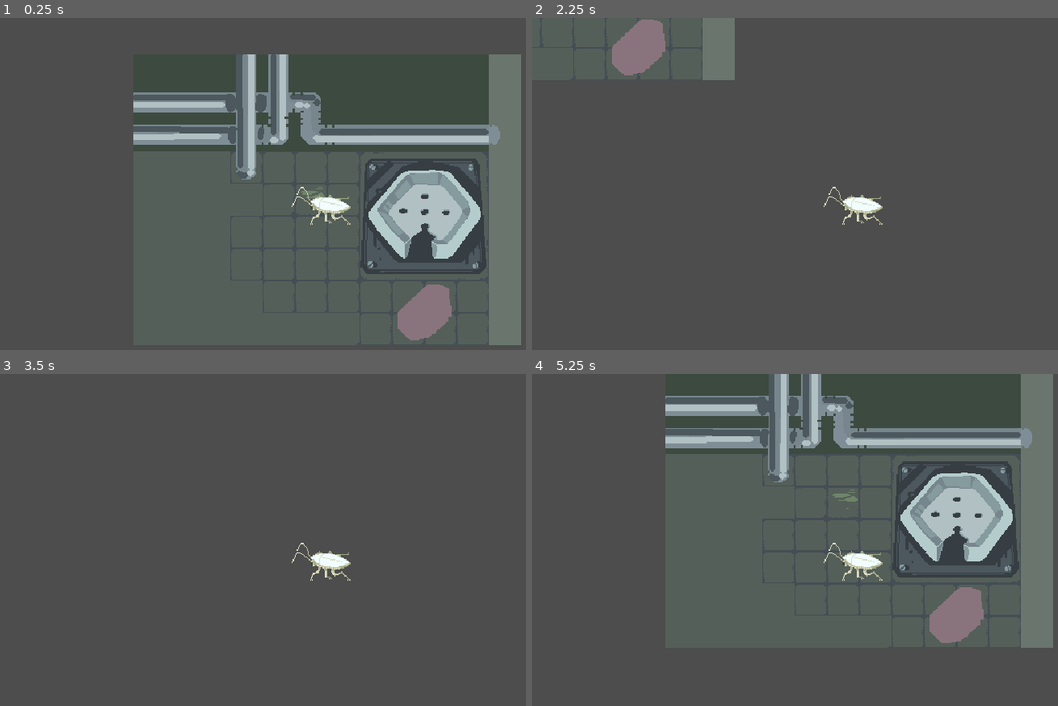
Above: before the commit, frames 1-4 (two rows, left to right).
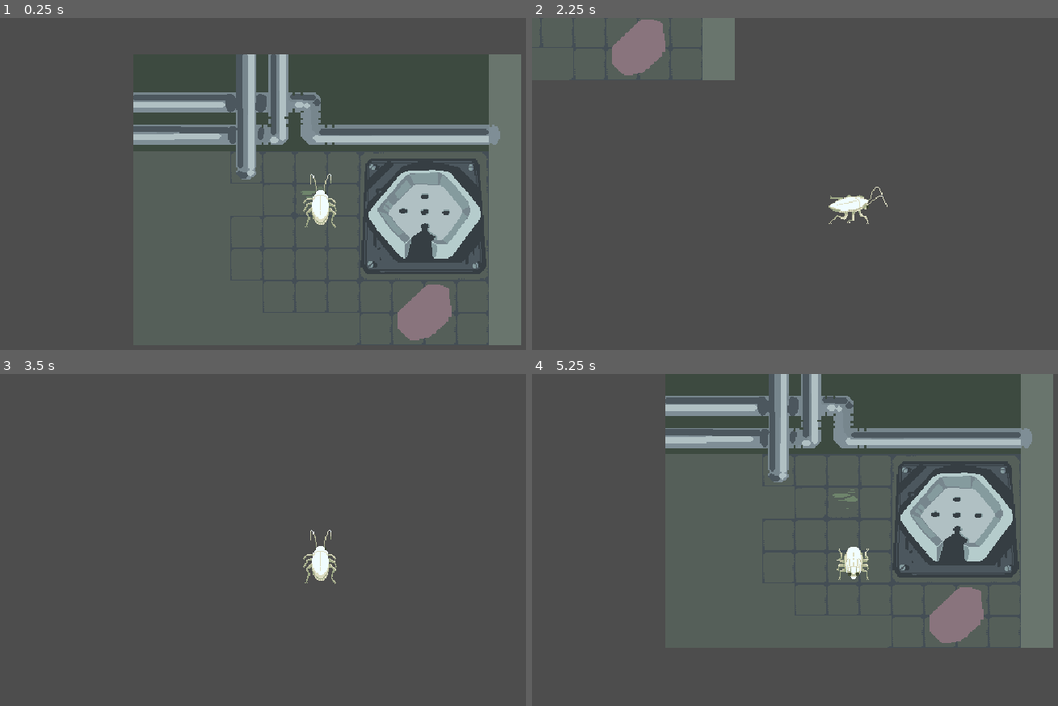
Above: after the commit, the same moments.

Repository: octowild/Design-Studio-Game
Game: Godot game, scene res://scenes/main2d.tscn
Same seed, same stepped clock (60 frames per second), same inputs: the game is played once before the commit and once after it. This scene is started directly instead of the project's main scene.
Inputs:
- Up to frame 1 (0.25 s): no input
- Up to frame 2 (2.25 s): tap Enter at 0.5 s; hold D (right) 0.53-1.28 s; hold S (down) 1.28-2.03 s; hold D (right) from 2.03 s (still down)
- Up to frame 3 (3.5 s): release D (right) at 2.78 s; hold W (up) from 2.78 s (still down)
- Up to frame 4 (5.25 s): tap Space at 3.5 s; release W (up) at 3.53 s; hold A (left) 3.53-5.03 s; hold S (down) from 5.03 s (still down)

The runs differ from the first frame. In frame 1, 0.5% of the frame differs, in the area x 55-67%, y 46-64%; in frame 2, 0.5%; in frame 3, 0.5%; in frame 4, 0.5%.

Commit message:
oogabooga

Diff:
--- a/Design Studio Game/objects/3droach.tscn
+++ b/Design Studio Game/objects/3droach.tscn
@@ -6,9 +6,8 @@
 [ext_resource type="Texture2D" uid="uid://clho78sxlg8mm" path="res://assets/5.png" id="3_g2exu"]
 [ext_resource type="Texture2D" uid="uid://bw0p0wji23pam" path="res://assets/6.png" id="4_tsgso"]
 
-[sub_resource type="CapsuleShape3D" id="CapsuleShape3D_gl8mx"]
-radius = 0.0864031
-height = 0.41993
+[sub_resource type="SphereShape3D" id="SphereShape3D_rhedp"]
+radius = 0.1
 
 [sub_resource type="SpriteFrames" id="SpriteFrames_yapnr"]
 animations = [{
@@ -36,8 +35,8 @@
 _maxspeed = 5.0
 
 [node name="CollisionShape3D" type="CollisionShape3D" parent="."]
-transform = Transform3D(-4.37114e-08, -1, 0, 1, -4.37114e-08, 0, 0, 0, 1, 0.0304269, 0.159534, 0)
-shape = SubResource("CapsuleShape3D_gl8mx")
+transform = Transform3D(-4.37114e-08, -1, 0, 1, -4.37114e-08, 0, 0, 0, 1, 0.00895804, 0.159534, 1.49012e-08)
+shape = SubResource("SphereShape3D_rhedp")
 
 [node name="AnimatedSprite3D" type="AnimatedSprite3D" parent="."]
 transform = Transform3D(1, 0, 0, 0, 1, 0, 0, 0, 1, -0.0540803, 0.159383, 0)
--- a/Design Studio Game/objects/roach2d.tscn
+++ b/Design Studio Game/objects/roach2d.tscn
@@ -1,68 +1,143 @@
-[gd_scene load_steps=10 format=3 uid="uid://ct37i7lcuusvx"]
+[gd_scene load_steps=17 format=3 uid="uid://ct37i7lcuusvx"]
 
 [ext_resource type="Script" path="res://scripts/roach.gd" id="1_gdd2i"]
-[ext_resource type="Texture2D" uid="uid://dyd3eflct85m3" path="res://assets/3.png" id="2_em3w7"]
-[ext_resource type="Texture2D" uid="uid://b5c2mcmwx613" path="res://assets/4.png" id="3_4cft5"]
-[ext_resource type="Texture2D" uid="uid://clho78sxlg8mm" path="res://assets/5.png" id="4_3ggad"]
-[ext_resource type="Texture2D" uid="uid://bw0p0wji23pam" path="res://assets/6.png" id="5_ict2q"]
+[ext_resource type="Texture2D" uid="uid://bymr8proqk7td" path="res://assets/roach.png" id="2_dfx04"]
 
-[sub_resource type="SpriteFrames" id="SpriteFrames_cdwkt"]
-animations = [{
-"frames": [{
-"duration": 1.0,
-"texture": ExtResource("2_em3w7")
-}, {
-"duration": 1.0,
-"texture": ExtResource("4_3ggad")
-}, {
-"duration": 1.0,
-"texture": ExtResource("5_ict2q")
-}, {
-"duration": 1.0,
-"texture": ExtResource("3_4cft5")
-}],
-"loop": true,
-"name": &"default",
-"speed": 1.0
-}]
-
-[sub_resource type="CapsuleShape2D" id="CapsuleShape2D_tcp76"]
-radius = 7.75
-height = 40.0
+[sub_resource type="CircleShape2D" id="CircleShape2D_w23o1"]
+radius = 10.4403
 
 [sub_resource type="Animation" id="Animation_ktrq6"]
 resource_name = "left"
+loop_mode = 1
 tracks/0/type = "value"
 tracks/0/imported = false
 tracks/0/enabled = true
-tracks/0/path = NodePath("AnimatedSprite2D:frame")
+tracks/0/path = NodePath("Sprite2D:frame")
 tracks/0/interp = 1
 tracks/0/loop_wrap = true
 tracks/0/keys = {
-"times": PackedFloat32Array(),
-"transitions": PackedFloat32Array(),
+"times": PackedFloat32Array(0),
+"transitions": PackedFloat32Array(1),
 "update": 1,
-"values": []
+"values": [3]
+}
+
+[sub_resource type="Animation" id="Animation_q5qta"]
+length = 0.001
+tracks/0/type = "value"
+tracks/0/imported = false
+tracks/0/enabled = true
+tracks/0/path = NodePath("Sprite2D:frame")
+tracks/0/interp = 1
+tracks/0/loop_wrap = true
+tracks/0/keys = {
+"times": PackedFloat32Array(0),
+"transitions": PackedFloat32Array(1),
+"update": 1,
+"values": [3]
+}
+
+[sub_resource type="Animation" id="Animation_uqw4u"]
+resource_name = "right"
+loop_mode = 1
+tracks/0/type = "value"
+tracks/0/imported = false
+tracks/0/enabled = true
+tracks/0/path = NodePath("Sprite2D:frame")
+tracks/0/interp = 1
+tracks/0/loop_wrap = true
+tracks/0/keys = {
+"times": PackedFloat32Array(0),
+"transitions": PackedFloat32Array(1),
+"update": 1,
+"values": [0]
+}
+
+[sub_resource type="Animation" id="Animation_cy4w7"]
+resource_name = "up"
+loop_mode = 1
+tracks/0/type = "value"
+tracks/0/imported = false
+tracks/0/enabled = true
+tracks/0/path = NodePath("Sprite2D:frame")
+tracks/0/interp = 1
+tracks/0/loop_wrap = true
+tracks/0/keys = {
+"times": PackedFloat32Array(0),
+"transitions": PackedFloat32Array(1),
+"update": 1,
+"values": [1]
+}
+
+[sub_resource type="Animation" id="Animation_cjxnq"]
+resource_name = "down"
+loop_mode = 1
+tracks/0/type = "value"
+tracks/0/imported = false
+tracks/0/enabled = true
+tracks/0/path = NodePath("Sprite2D:frame")
+tracks/0/interp = 1
+tracks/0/loop_wrap = true
+tracks/0/keys = {
+"times": PackedFloat32Array(0),
+"transitions": PackedFloat32Array(1),
+"update": 1,
+"values": [2]
 }
 
 [sub_resource type="AnimationLibrary" id="AnimationLibrary_0d4xm"]
 _data = {
-"left": SubResource("Animation_ktrq6")
+"RESET": SubResource("Animation_q5qta"),
+"down": SubResource("Animation_cjxnq"),
+"left": SubResource("Animation_ktrq6"),
+"right": SubResource("Animation_uqw4u"),
+"up": SubResource("Animation_cy4w7")
 }
+
+[sub_resource type="AnimationNodeAnimation" id="AnimationNodeAnimation_ecfcc"]
+animation = &"up"
+
+[sub_resource type="AnimationNodeAnimation" id="AnimationNodeAnimation_itvmn"]
+animation = &"right"
+
+[sub_resource type="AnimationNodeAnimation" id="AnimationNodeAnimation_87bcl"]
+animation = &"down"
+
+[sub_resource type="AnimationNodeAnimation" id="AnimationNodeAnimation_gt3w2"]
+animation = &"left"
+
+[sub_resource type="AnimationNodeBlendSpace2D" id="AnimationNodeBlendSpace2D_i7w83"]
+blend_point_0/node = SubResource("AnimationNodeAnimation_ecfcc")
+blend_point_0/pos = Vector2(0, -1.1)
+blend_point_1/node = SubResource("AnimationNodeAnimation_itvmn")
+blend_point_1/pos = Vector2(1, 0)
+blend_point_2/node = SubResource("AnimationNodeAnimation_87bcl")
+blend_point_2/pos = Vector2(0, 1.1)
+blend_point_3/node = SubResource("AnimationNodeAnimation_gt3w2")
+blend_point_3/pos = Vector2(-1, 0)
+min_space = Vector2(-1, -1.1)
+max_space = Vector2(1, 1.1)
+blend_mode = 1
+
+[sub_resource type="AnimationNodeStateMachineTransition" id="AnimationNodeStateMachineTransition_ns6xg"]
+advance_mode = 2
+
+[sub_resource type="AnimationNodeStateMachine" id="AnimationNodeStateMachine_aliua"]
+states/idle/node = SubResource("AnimationNodeBlendSpace2D_i7w83")
+states/idle/position = Vector2(545, 122)
+transitions = ["Start", "idle", SubResource("AnimationNodeStateMachineTransition_ns6xg")]
 
 [node name="CharacterBody2D" type="CharacterBody2D"]
 script = ExtResource("1_gdd2i")
 
-[node name="AnimatedSprite2D" type="AnimatedSprite2D" parent="."]
-z_index = 1
-texture_filter = 1
-sprite_frames = SubResource("SpriteFrames_cdwkt")
-frame_progress = 0.497395
+[node name="Sprite2D" type="Sprite2D" parent="."]
+texture = ExtResource("2_dfx04")
+hframes = 4
+frame = 3
 
 [node name="CollisionShape2D" type="CollisionShape2D" parent="."]
-position = Vector2(8, -1)
 rotation = 1.5708
-shape = SubResource("CapsuleShape2D_tcp76")
+shape = SubResource("CircleShape2D_w23o1")
 
 [node name="AnimationPlayer" type="AnimationPlayer" parent="."]
 libraries = {
@@ -70,3 +145,7 @@
 }
 
 [node name="AnimationTree" type="AnimationTree" parent="."]
+tree_root = SubResource("AnimationNodeStateMachine_aliua")
+anim_player = NodePath("../AnimationPlayer")
+active = true
+parameters/idle/blend_position = Vector2(0, 1)
--- a/Design Studio Game/scripts/roach.gd
+++ b/Design Studio Game/scripts/roach.gd
@@ -4,8 +4,12 @@
 @export var _maxspeed:int = 350
 @export var _accel:int=50
 
+@export var _spritedir:Vector2=Vector2(0,-1)
+
+@onready var _anim=$AnimationTree
+
 func _ready():
-	get_node("AnimatedSprite2D")
+	_updateanim(_spritedir)
 
 func _physics_process(delta):
 
@@ -13,7 +17,7 @@
 		Input.get_action_strength("right")-Input.get_action_strength("left"),
 		Input.get_action_strength("down")-Input.get_action_strength("up")
 		)
-
+	_updateanim(direction)
 
 	if direction:
 		velocity.y= move_toward(velocity.y,_maxspeed*direction.y,_accel)
@@ -25,3 +29,6 @@
 		velocity.x = move_toward(velocity.x, 0, _accel)
 
 	move_and_slide()
+func _updateanim(dir:Vector2):
+	if(dir!=Vector2.ZERO):
+		_anim.set("parameters/idle/blend_position",dir)
Binary file added: Design Studio Game/assets/roach.png
Not shown, added: Design Studio Game/assets/roach.png.import
